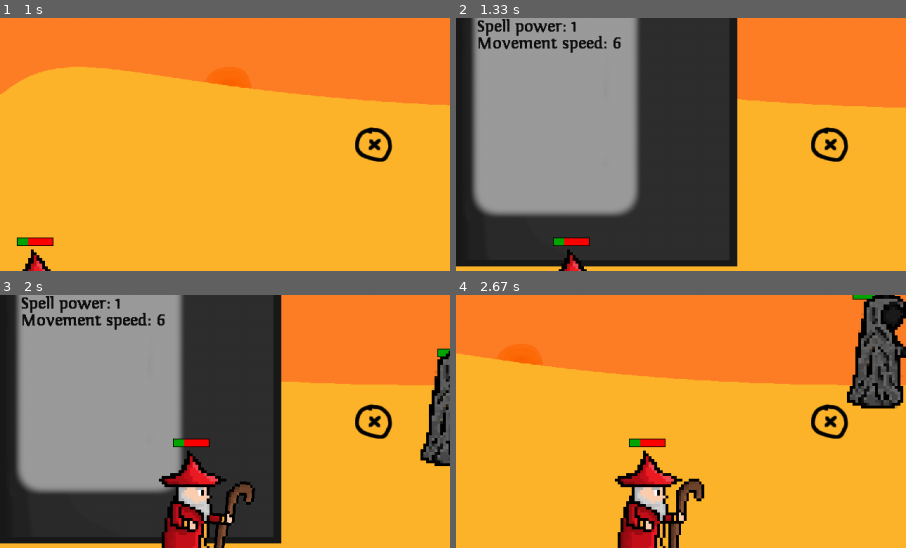
Above: before the commit, frames 1-4 (two rows, left to right).
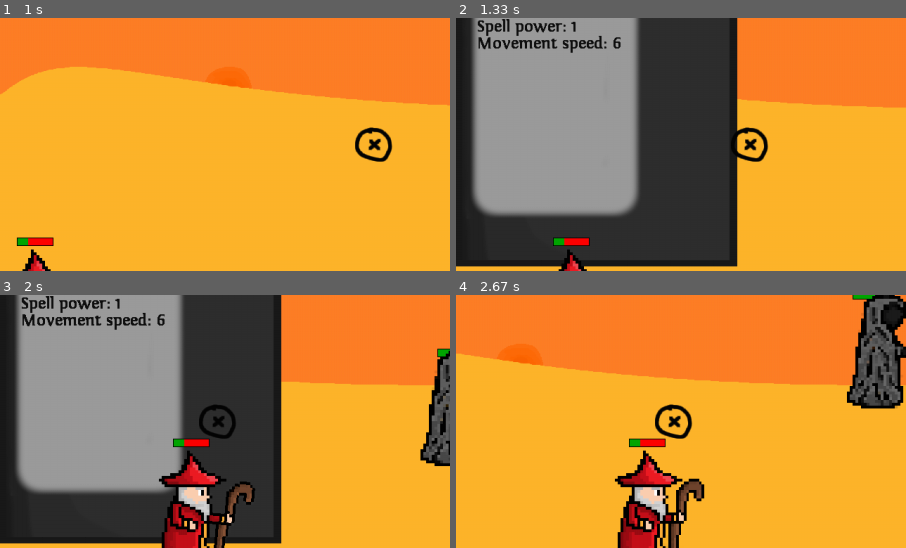
Above: after the commit, the same moments.

Repository: sorennx/Pygame-Project
Game: pygame game, started from src/main.py
The game is run twice, just before and just after one commit, with the same random seed, the same clock (stepped at 60 frames per second) and the same inputs.
Inputs (mouse positions are % of the whole screen's width and height, from its top left):
- Up to frame 1 (1 s): tap I at 0.33 s; click (71, 44) at 0.72 s
- Up to frame 2 (1.33 s): hold D from 1 s (still down); tap X at 1.07 s; tap C at 1.15 s
- Up to frame 3 (2 s): tap X at 1.37, 1.57, 1.9 s; release D at 1.47 s; hold W 1.5-1.8 s; hold D from 1.83 s (still down); tap Z at 1.98 s
- Up to frame 4 (2.67 s): tap X at 2.2, 2.4 s; release D at 2.3 s; hold A from 2.33 s (still down); tap C at 2.48 s
The pictures show only the part of the screen within x 0-50%, y 20-70%; the shares and areas given below are measured in that part.

Frame 1 is identical in both runs. In frame 2, 1.0% of the frame differs, in the area x 62-88%, y 43-57%; in frame 3, 1.0%; in frame 4, 1.1%, in the area x 44-88%, y 43-57%.

Commit message:
v0.0.24 - items can now be put into inventory

Diff:
--- a/src/GameEvents.py
+++ b/src/GameEvents.py
@@ -20,6 +20,7 @@
             if socket.rect.x + item.hero.inventoryWindow.rect.x in range(item.rect.x, item.rect.x+item.image.get_width())\
                     and socket.rect.y + item.hero.inventoryWindow.rect.y in range(item.rect.y, item.rect.y+item.image.get_height()):
                 #print(socket.rect.x + item.hero.inventoryWindow.rect.x)
+                #print(socket.ij)
                 return socket.ij
 
 class ProjectileCollision:
--- a/src/Items.py
+++ b/src/Items.py
@@ -4,14 +4,15 @@
 class Item(pygame.sprite.Sprite):
     def __init__(self,name,img,x,y,gameEvents,hero, spellPower,attackDamage,attackSpeed,castSpeed):
         super().__init__()
-        self.events = gameEvents.events
+        self.gameEvents = gameEvents
+        self.events = self.gameEvents.events
         self.hero = hero
 
         self.name = name
         self.image = img
         self.backUpImg = img
         self.icon = pygame.transform.scale(self.image,(30,30)) #make it tad bit smaller so that a frame can be added
-
+        self.description = "" #add this to the init method
         self.rect = self.image.get_rect()
         self.rect.x = x
         self.rect.y = y
@@ -22,6 +23,7 @@
         #inventory related stuff:
         self.isInInventory = False
         self.socketIJ = None
+
         #Atributes
         self.spellPower = spellPower
         self.castSpeed = castSpeed
@@ -42,22 +44,16 @@
     def update(self):
         tempxy = self.rect.center
 
-        #Adjust location on the screen if hero is moving
-        if not self.isPickedUp:
-            if self.hero.movingBackward:
-                self.rect.x += self.hero.movementSpeed
-            if self.hero.movingForward:
-                self.rect.x -= self.hero.movementSpeed
-
         if self.isPickedUp:
             self.minimizeImg(tempxy)
+
         if not self.isPickedUp:
             self.maximizeImg(tempxy)
 
         if self.isPickedUp and self.hero.inventoryWindow.isOpen:
             #print(self.rect.x,self.rect.y)
             self.socketIJ = itemCollision.checkItemAndSocketCollision(self, self.hero.inventoryWindow.inventorySlotGroup)
-            self.putItemInSocket()
+            self.putItemInSocket(tempxy)
 
         for event in self.hero.events:
             if event.type == pygame.MOUSEBUTTONDOWN:
@@ -68,6 +64,13 @@
 
             self.pickUpItem(event)
             self.putDownItem(event)
+
+        # Adjust location on the screen if hero is moving
+        if not self.isPickedUp and not self.isInInventory:
+            if self.hero.movingBackward:
+                self.rect.x += self.hero.movementSpeed
+            if self.hero.movingForward:
+                self.rect.x -= self.hero.movementSpeed
 
     def pickUpItem(self,event):
         if self.isPickedUp == True:
@@ -82,13 +85,21 @@
                 x, y = event.pos
                 self.rect.center = [x,y]
 
-    def putItemInSocket(self):
+    def createCopy(self):
+        copy = Item(self.name,self.image,self.rect.center[0],self.rect.center[1],self.gameEvents,self.hero,self.spellPower,self.attackDamage,self.attackSpeed,self.castSpeed)
+        return copy
+
+    def putItemInSocket(self,tempxy):
         if self.isInInventory == False:
             for socket in self.hero.inventoryWindow.inventorySlotGroup:
-                if socket.ij == self.socketIJ:
-                    socket.item = self
-                    self.isInInventory = True
-                    print(socket.item)
+                if socket.ij == self.socketIJ and socket.isEmpty:
+                    #print(f"Putting item in a socket: {socket.ij}")
+                    copy = self.createCopy()
+                    #copy.minimizeImg(tempxy)
+                    socket.item = copy
+                    copy.isInInventory = True
+                    copy.isPickedUp = False
+                    self.kill()
 
 class QuestItem(Item):
     pass
--- a/src/UserInterface.py
+++ b/src/UserInterface.py
@@ -98,17 +98,12 @@
             self.inventorySlotsList.append(t)
             self.inventorySlotGroup.add(t)
 
-    def drawItems(self):
-        pass
-
 
 
     def update(self):
-
         if self.isOpen:
-            self.drawItems()
             self.inventorySlotGroup.update()
-            self.inventorySlotGroup.draw(self.image)
+            self.inventorySlotGroup.draw(self.image) #paiting the background image of a socket
 
 
 
@@ -124,19 +119,46 @@
         self.rect = self.image.get_rect()
         self.rect.x = x
         self.rect.y = y
+        self.isEmpty = True
+        self.itemGroup = pygame.sprite.Group()
+        self.itemList = []
 
         self.ij = ij
         #print(self.rect.x,self.rect.y)
         #print(self.rect.x+self.inventory.rect.x,self.rect.y+self.inventory.rect.y)
 
+
     def update(self):
+
+        if self.isEmpty and self.item is not None:
+            print(f"Adding item to a socket {self.ij}")
+
+            #self.item.image = self.item.image.get_rect()
+            self.item.rect.x = 0
+            self.item.rect.y = 0
+            self.itemGroup.add(self.item)
+            self.isEmpty = False
+
+        #self.itemGroup.update()
+        # self.itemGroup.draw(self.image)
+        if self.isEmpty is False:
+
+            #print("update")
+            self.itemGroup.update()
+            self.itemGroup.draw(self.image)
+            #print(self.item.rect.x, self.item.rect.y)
 
         for event in self.hero.events:
             if event.type == pygame.MOUSEBUTTONDOWN:
                 x, y = event.pos
                 if x in range (self.rect.x+self.inventory.rect.x,self.rect.x+self.inventory.rect.x+self.size) and y in range(self.rect.y+self.inventory.rect.y,self.rect.y+self.inventory.rect.y+self.size):
-                    print(f"Clicking on a socket {self.ij}, {self.rect.x+self.inventory.rect.x,self.rect.y+self.inventory.rect.y}")
+                    #print(f"Clicking on a socket {self.ij}, {self.rect.x+self.inventory.rect.x,self.rect.y+self.inventory.rect.y}")
+                    #print(self.itemGroup[0].rect.x)
+                    #print(self.rect.x+self.inventory.rect.x)
+                    #self.itemGroup.draw(self.image)
+                    print(len(self.itemGroup))
 
+                    pass
             if event.type == pygame.MOUSEBUTTONUP:
                 x, y = event.pos
                 if x in range(self.rect.x + self.inventory.rect.x,self.rect.x + self.inventory.rect.x + self.size) and y in range(self.rect.y + self.inventory.rect.y, self.rect.y + self.inventory.rect.y + self.size):
Binary file changed: assets/UI/InventoryWindow/InventorySlot.png
Not shown, changed: assets/UI/InventoryWindow/InventorySlot.xcf
